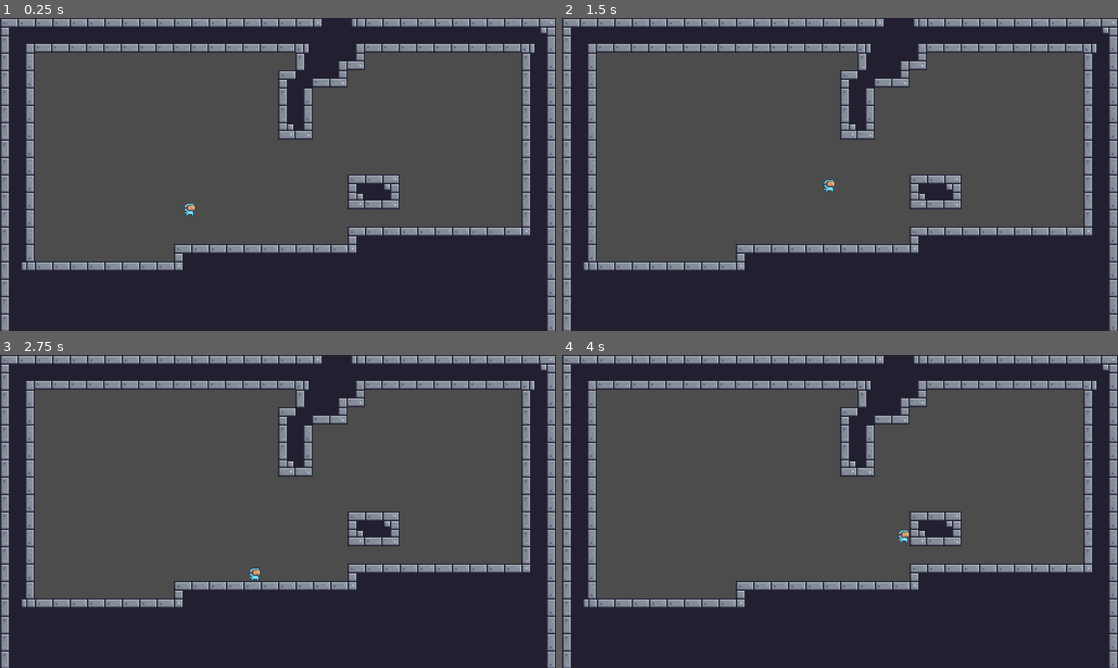
Above: before the commit, frames 1-4 (two rows, left to right).
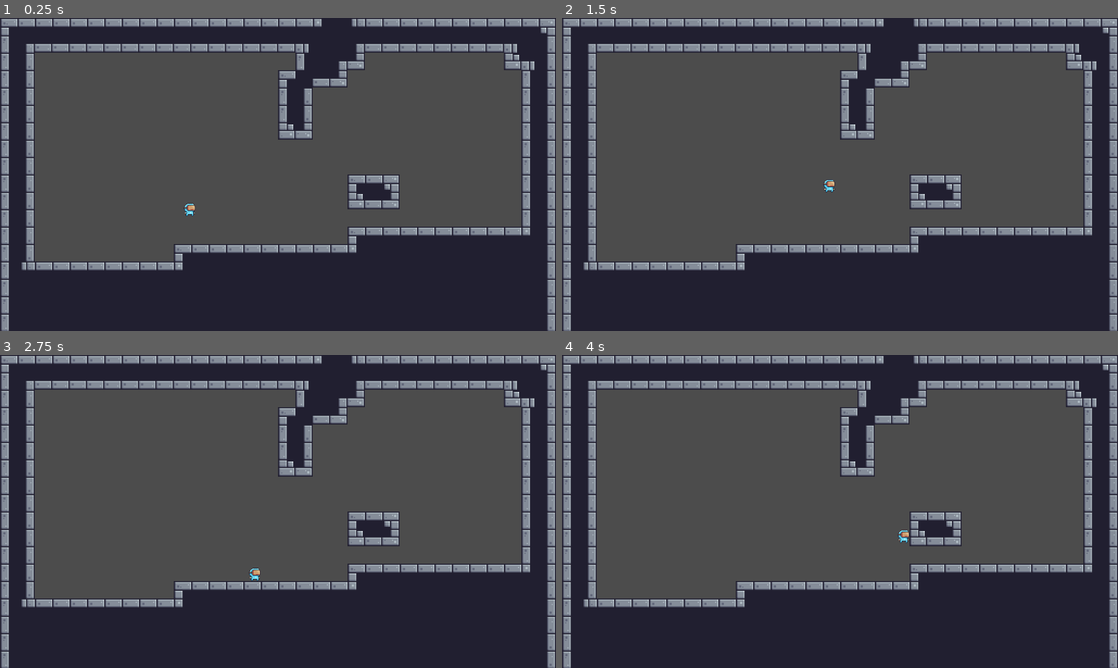
Above: after the commit, the same moments.

Repository: jayma-bro/Roguelike-Game-Jam-2022
Game: Godot game, scene res://Scenes/Niveau.tscn
The game is run twice, just before and just after one commit, with the same random seed, the same clock (stepped at 60 frames per second) and the same inputs.
Inputs:
- Up to frame 1 (0.25 s): no input
- Up to frame 2 (1.5 s): hold Right (ui_right) from 0.53 s (still down); tap Up (ui_up) at 0.77 s
- Up to frame 3 (2.75 s): tap Up (ui_up) at 1.52 s; release Right (ui_right) at 2.03 s; hold Left (ui_left) from 2.03 s (still down)
- Up to frame 4 (4 s): release Left (ui_left) at 2.78 s; hold Right (ui_right) from 2.78 s (still down); tap Up (ui_up) at 3.02, 3.77 s

The runs differ from the first frame. In frame 1, 0.4% of the frame differs, in the area x 90-97%, y 8-17%; in frame 2, 0.4%; in frame 3, 0.4%; in frame 4, 0.4%.

Commit message:
changement database

Diff:
--- a/Scenes/Niveau.tscn
+++ b/Scenes/Niveau.tscn
@@ -256,7 +256,7 @@
 cell_size = Vector2( 16, 16 )
 centered_textures = true
 format = 1
-tile_data = PoolIntArray( -65518, 0, 0, -65517, 0, 1, -65516 …(804 unchanged characters)…  0, 131073, 65564, 0, 131073, 65565, 0, 131073, 65566, 0, 4, 65567, 0, 65538, 131072, 0, 65536, 131073, 0, 65538, 131089, 0, 65536, 131090, 0, 65537, 131091, 0, 3, 131092, 0, 131074, 131102, 0, 65536, 131103, 0, 65538, 196608, 0, 65536, 19 …(4502 unchanged characters)…
+tile_data = PoolIntArray( -65518, 0, 0, -65517, 0, 1, -65516 …(804 unchanged characters)…  0, 131073, 65564, 0, 131073, 65565, 0, 4, 65566, 0, 65537, 65567, 0, 65538, 131072, 0, 65536, 131073, 0, 65538, 131089, 0, 65536, 131090, 0, 65537, 131091, 0, 3, 131092, 0, 131074, 131101, 0, 131072, 131102, 0, 4, 131103, 0, 65538, 196608, 0, 65536, 19 …(4502 unchanged characters)…
 
 [node name="Player" type="KinematicBody2D" parent="."]
 position = Vector2( 349, 333 )
--- a/assets/Cards/CardsDatabase.gd
+++ b/assets/Cards/CardsDatabase.gd
@@ -1,12 +1,22 @@
 #infos = {type, attack, cost}
 
-enum {Plateforme, Ennemie, Piege}
+#enum {Plateforme, Ennemie, Piege}
 
-const DATA = {
-	Plateforme :
-		["floor",0, 1],
-	Ennemie :
-		["ecounter", 1, 0],
-	Piege :
-		["trap", 1, 0],
+const DATA = [
+	{
+		'nom': "Plateforme",
+		'type': "floor",
+		'attack': 0,
+		'cost': 1
+	}, {
+		'nom': "Ennemie",
+		'type': "ecounter",
+		'attack': 1,
+		'cost': 0
+	}, {
+		'nom': "Piege",
+		'type': "trap",
+		'attack': 1,
+		'cost': 0
 	}
+]
--- a/scripts/CardBase.gd
+++ b/scripts/CardBase.gd
@@ -3,9 +3,9 @@
 
 # Declare member variables here. Examples:
 onready var CardDatabase = preload("res://assets/Cards/CardsDatabase.gd")
-var CardName = 'Plateforme'
-onready var CardInfo = CardDatabase.DATA[CardDatabase.get(CardName)]
-onready var CardImg = str("res://assets/Cards/Values/", CardName,".png")
+var CardName = 0
+onready var CardInfo = CardDatabase.DATA[CardName]
+onready var CardImg = str("res://assets/Cards/Values/", CardInfo.nom,".png")
 
 # Called when the node enters the scene tree for the first time.
 func _ready():
@@ -13,9 +13,9 @@
 	$Border.scale *= CardSize/$Border.texture.get_size()
 	$Card.texture = load(CardImg)
 	$Card.scale *= CardSize/$Card.texture.get_size()/2
-	var Attack = str(CardInfo[1])
-	var Cost = str(CardInfo[2])
-	$Overlays/TopBar/Name/CenterContainer/name_text.text = CardName
+#	var Attack = str(CardInfo.attack)
+	var Cost = str(CardInfo.cost)
+	$Overlays/TopBar/Name/CenterContainer/name_text.text = CardInfo.nom
 	$Overlays/TopBar/Cost/CenterContainer/cost_text.text = Cost
 
 
--- a/scripts/Player.gd
+++ b/scripts/Player.gd
@@ -6,7 +6,7 @@
 export var gravity: float = 8
 export var jump: float = 600
 var antdelta: float = 60
-
+var test = ['truc', 'much']
 func _ready() -> void:
 	pass # Replace with function body.
 
@@ -22,7 +22,7 @@
 			move.y = 10
 	else:
 		move.y += gravity
-	print(move)
+	print(test[0])
 	move_and_slide(move * delta * antdelta, Vector2.UP)
 
 func _input(event: InputEvent) -> void:
